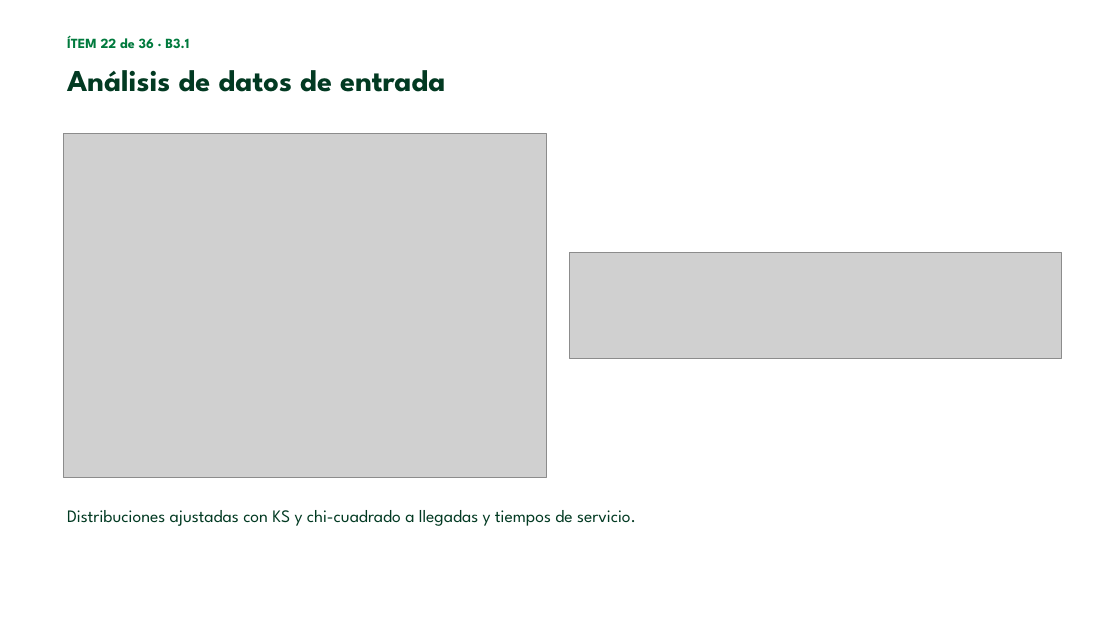
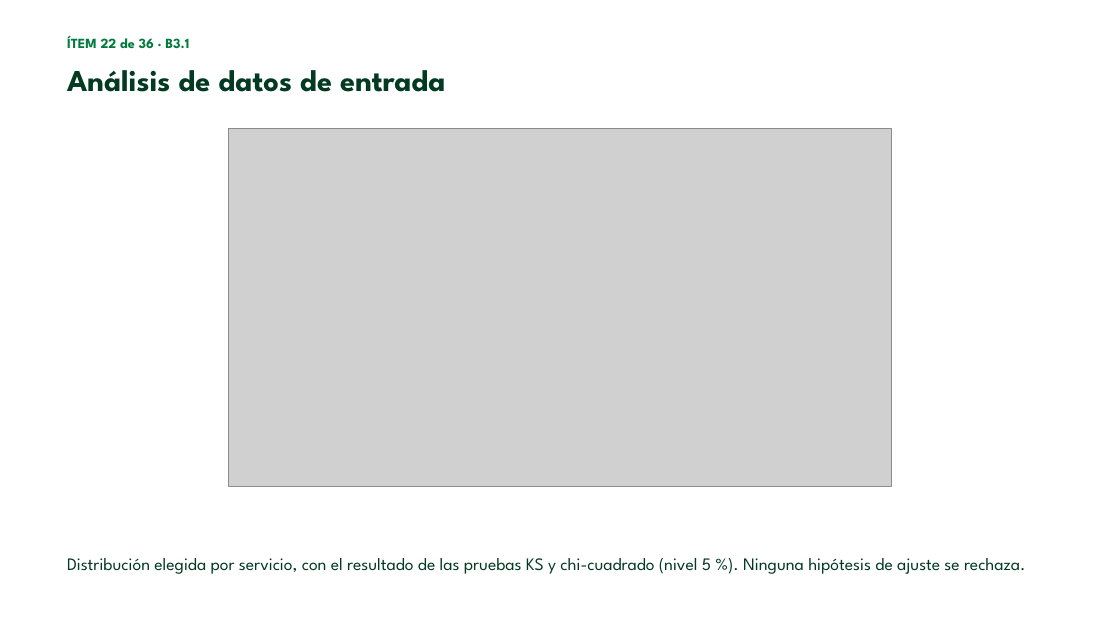
Before and after one commit to esteban-nieto/Modelacion, a slide deck: slide 26 of docs/entregables_finales/09_presentacion_sustentacion/Exposicion_Modelacion.pptx (slide 23 before the commit). Drawn at 1120x630 pixels with LibreOffice and Linux fonts; fonts in the diff are those of the drawing; grey boxes stand for pictures; background and template pictures are left out. Boxes give left, top, right and bottom in pixels: in the first picture for what was removed or moved away, otherwise in the second. Text is boxed around its words. In the diff, an @@ line names an element or a change of style, - is before the commit and + after.

```diff
--- a/docs/entregables_finales/09_presentacion_sustentacion/Exposicion_Modelacion.pptx
+++ b/docs/entregables_finales/09_presentacion_sustentacion/Exposicion_Modelacion.pptx
@@ picture removed at (x1=63, y1=134, x2=546, y2=478) @@
@@ picture added at (x1=229, y1=129, x2=891, y2=487) @@
@@ picture removed at (x1=570, y1=253, x2=1062, y2=359) @@
@@ text at (x1=67, y1=558, x2=1026, y2=574): text changed @@
-Distribuciones ajustadas con KS y chi-cuadrado a llegadas y tiempos de servicio.
+Distribución elegida por servicio, con el resultado de las pruebas KS y chi-cuadrado (nivel 5 %). Ninguna hipótesis de ajuste se rechaza.
```
Also in this commit, not shown: 35 other slides changed, 4 slides added, 17 other files.
